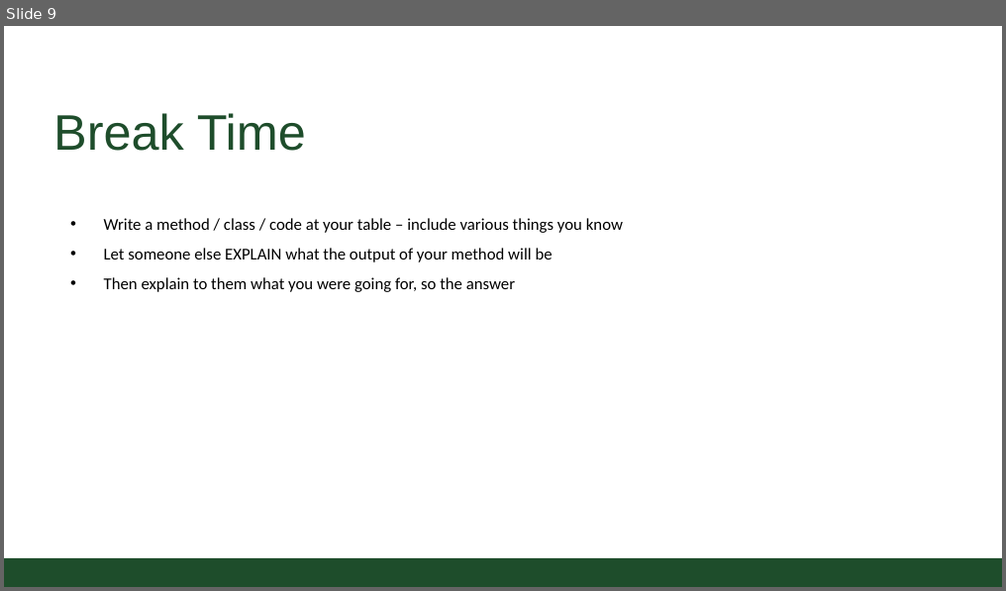
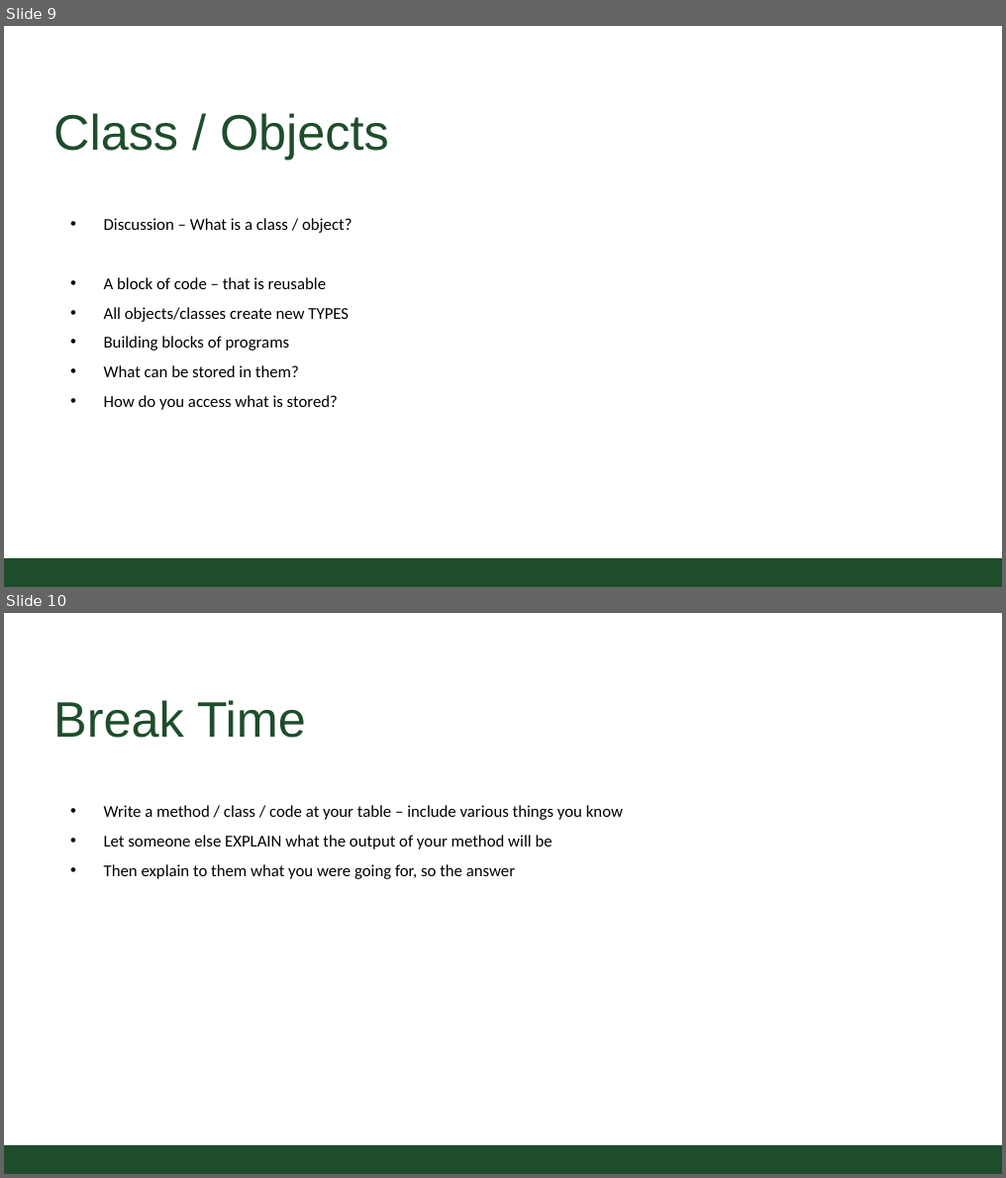
Before and after one commit to CSU-CompSci-CS163-4/Handouts, a slide deck: slides/On-Campus/12_01_ReviewSession_CS163.pptx. Shown one above the other, each under a label of ours: slide 9 before the commit, slides 9 and 10 after it. The pictures are 1006x591 and 1006x1178 pixels, drawn with LibreOffice and Linux fonts; fonts in the diff are those of the drawing; background and template pictures are left out. Boxes give left, top, right and bottom in pixels: in the first picture for what was removed or moved away, otherwise in the second. Text is boxed around its words. In the diff, an @@ line names an element or a change of style, - is before the commit and + after.

```diff
--- a/slides/On-Campus/12_01_ReviewSession_CS163.pptx
+++ b/slides/On-Campus/12_01_ReviewSession_CS163.pptx
@@ slide 9 added at (4,26,1002,587), background #FFFFFF; not listed: 1 template element that a slide beside it also shows @@
@@ title added at (54,113,389,160), 54.4 pt, text #1E4D2B @@
+Class / Objects
@@ text added at (104,218,351,410), 18.1 pt, text #000000 @@
+• Discussion – What is a class / object?
+• A block of code – that is reusable
+• All objects/classes create new TYPES
+• Building blocks of programs
+• What can be stored in them?
+• How do you access what is stored?
@@ what was slide 9 is now slide 10 @@
```
Also in this commit, not shown: 1 other file.
